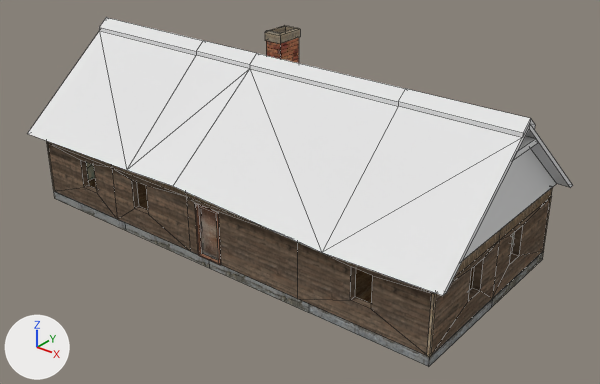
Two versions of the Blender file VillageHouse1/VillageHouse1ExportDistortion.blend, one commit apart.
Rendered twice from a camera (50 mm lens) standing at (18.5, -22.8, 15.1) and looking at (1.5, -1.6, 1.9). The lights are fixed; the arrows at lower left show +X, +Y and +Z. Mesh edges are drawn as thin lines.

The older version as bpy lines, for what is in view:
```python
me_cube = bpy.data.meshes.new('Cube')
me_cube.from_pydata(...)  # 181 vertices, 174 faces; spans x -9.0..9.0, y -4.0..4.0, z 0.0..2.6
me_cube.materials.append(mat_villagewalls1)
me_cube_025 = bpy.data.meshes.new('Cube.025')
me_cube_025.from_pydata(...)  # 49 vertices, 43 faces; spans x -1.97..1.94, y -0.99..1.16, z -2.38..0.16
me_cube_025.materials.append(mat_villageporch1)
me_cube_026 = bpy.data.meshes.new('Cube.026')
me_cube_026.from_pydata(...)  # 8 vertices, 4 faces; spans x -2.14..2.14, y -1.16..1.16, z -0.27..0.18
me_cube_026.materials.append(mat_villageporch1)
ob_porch1 = bpy.data.objects.new('Porch1', me_cube_025)
ob_porch1.location = (1.14, -6.18, 2.41)
ob_porch1.scale = (1.08, 1.15, 1.15)
ob_porch1.hide_viewport = True
ob_porch1roof = bpy.data.objects.new('Porch1Roof', me_cube_026)
ob_porch1roof.location = (1.14, -6.18, 2.41)
ob_porch1roof.scale = (1.08, 1.15, 1.15)
ob_porch1roof.hide_viewport = True
ob_walls = bpy.data.objects.new('Walls', me_cube)
ob_walls.location = (0.0, -0.84, 0.0)
# also in view: 'FloorFoundationInnerWalls' at (0.0, -0.8, 1.1); 'Roof' at (0.0, -0.8, 4.3); 'Door' at (0.0, -4.7, 1.0); 'Chimney' at (-1.4, 0.9, 5.6)
```
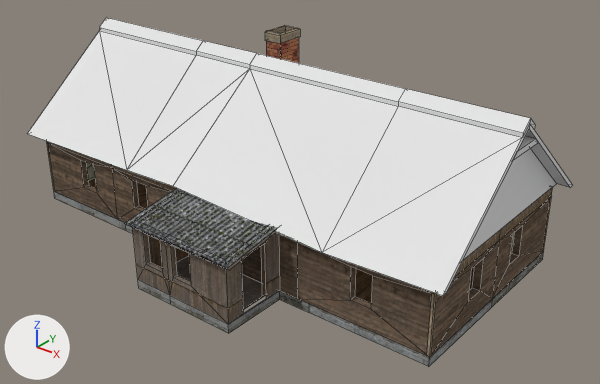
Where the change shows, as pixel boxes (x1, y1, x2, y2) in the pictures (600 x 384 px):
'Porch1', shown: after (133, 228, 279, 333)
'Porch1Roof', shown: after (124, 188, 278, 270)

What changed in the scene script:
```text
Change ob_porch1roof:
    remove ob_porch1roof.hide_viewport = True
Change ob_porch1:
    remove ob_porch1.hide_viewport = True
```
